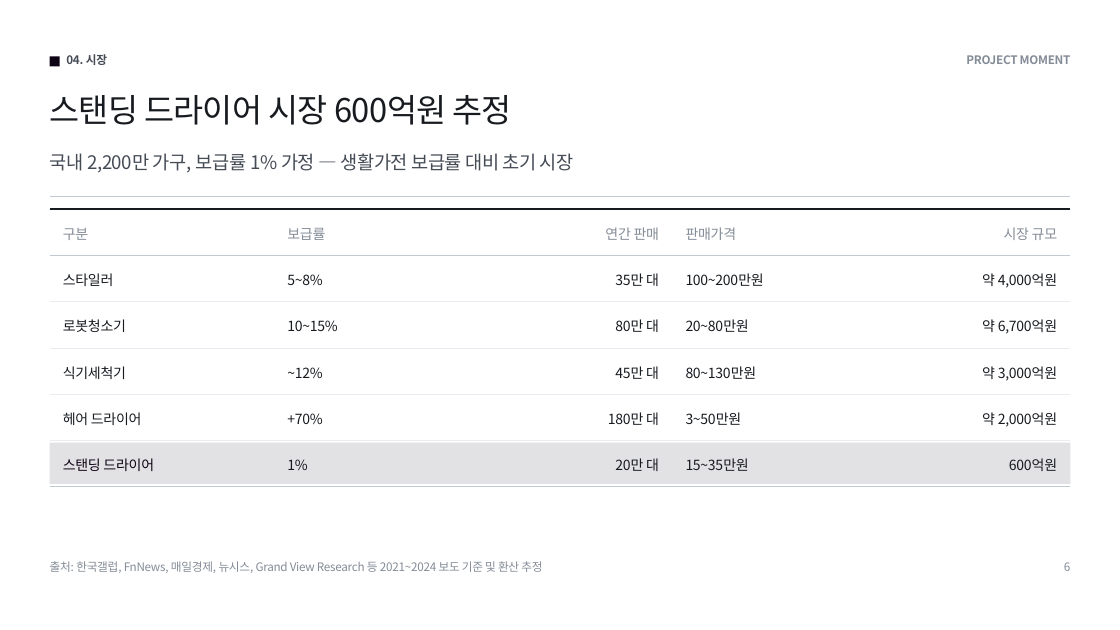
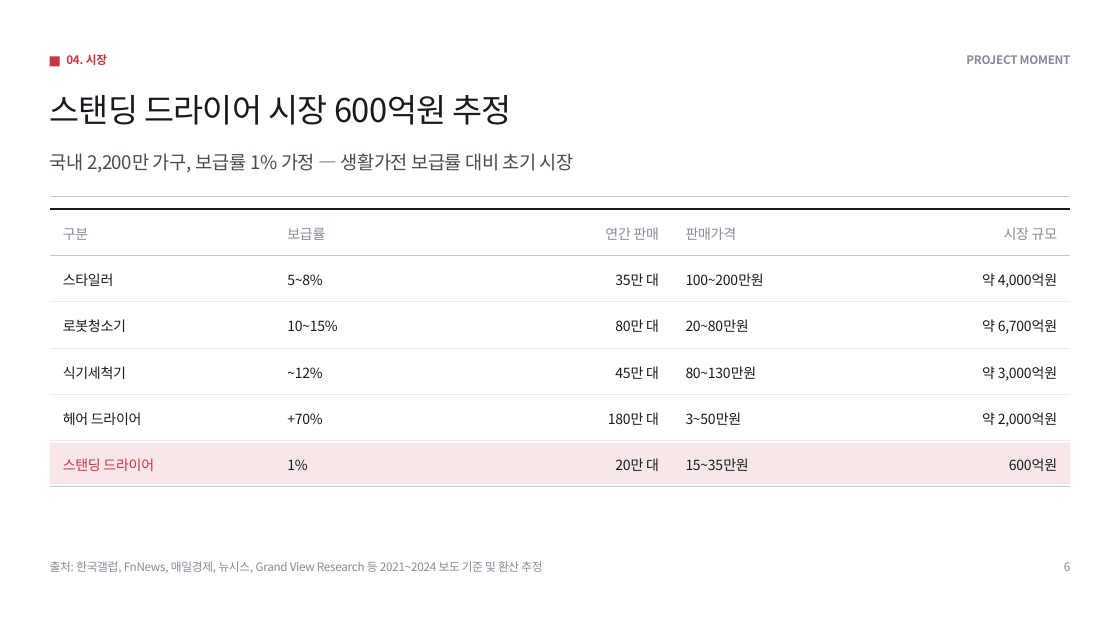
Before and after one commit to pck9880-sys/claude-design, a slide deck: slide 6 of output/ir-project-moment/deck.pptx. Drawn at 1120x630 pixels with LibreOffice and Linux fonts; fonts in the diff are those of the drawing. Boxes give left, top, right and bottom in pixels: in the first picture for what was removed or moved away, otherwise in the second. Text is boxed around its words. In the diff, an @@ line names an element or a change of style, - is before the commit and + after.

```diff
--- a/output/ir-project-moment/deck.pptx
+++ b/output/ir-project-moment/deck.pptx
@@ rectangle at [50, 56, 60, 66]: fill #0F0316 to #C73544 @@
@@ text "04. 시장" at [66, 54, 107, 65]: text colour #454C56 to #C73544 @@
@@ rectangle at [50, 443, 1070, 484]: fill #E2E1E3 to #F8E7E9 @@
@@ text "스탠딩 드라이어" at [63, 458, 154, 471]: text colour #0F0316 to #C73544 @@
```
Also in this commit, not shown: 13 other slides changed, 4 other files.
